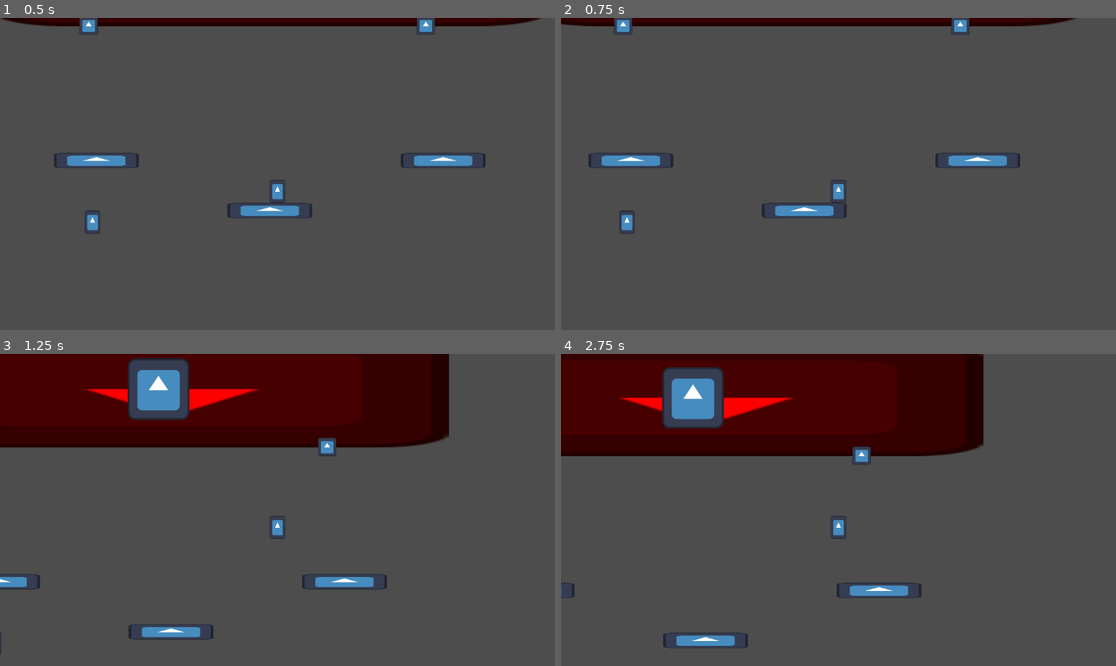
Above: before the commit, frames 1-4 (two rows, left to right).
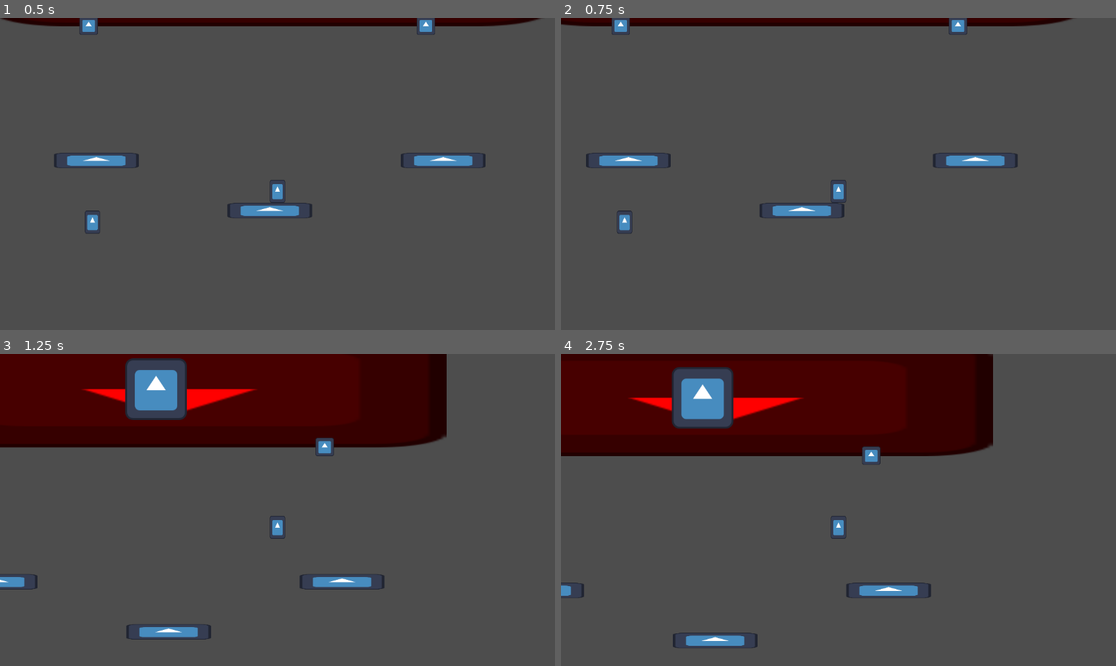
Above: after the commit, the same moments.

Repository: Cyberiada2025-2026/battle-of-pobliz
Game: Godot game, scene res://scenes/debug/battle_arena_graybox.tscn
Same seed, same stepped clock (60 frames per second), same inputs: the game is played once before the commit and once after it. The project has no main scene, so this scene is started directly. The engine's default icon, where the game draws it, is replaced by a stand-in: a white triangle on a blue panel in a dark square.
Inputs (mouse positions are in pixels of both pictures, inside the frame that each line leads up to):
- Up to frame 1 (0.5 s): no input
- Up to frame 2 (0.75 s): move the mouse to (960, 158) at 0.52 s; hold D (move_right) from 0.53 s (still down); right-click (960, 158) at 0.6 s
- Up to frame 3 (1.25 s): keep holding D (move_right); tap W (jump) at 0.77 s
- Up to frame 4 (2.75 s): move the mouse to (727, 525) at 1.27 s; right-click (727, 525) at 1.35 s; tap W (jump) at 1.52 s; move the mouse to (894, 441) at 2.02 s; release D (move_right) at 2.03 s; hold A (move_left) from 2.03 s (still down); right-click (894, 441) at 2.1 s

Frame 1 is identical in both runs. In frame 2, 0.6% of the frame differs, in the area x 4-93%, y 0-70%; in frame 3, 1.2%; in frame 4, 3.1%, in the area x 0-78%, y 0-95%.

Commit message:
remove floaty movement

Diff:
--- a/characters/bodies/movement_components/grounded_movement_component.gd
+++ b/characters/bodies/movement_components/grounded_movement_component.gd
@@ -1,14 +1,13 @@
 class_name GroundedMovementComponent
 extends Node
 
-@export var max_speed: float = 300.0
+@export var speed: float = 300.0
 @export var acceleration: float = 100.0
+@export var deceleration: float = 200.0
 
 var body: BodyController
 
 func apply(_delta: float) -> void:
 	var movement_direction = Input.get_axis("move_left", "move_right")
 
-	var vel_change = movement_direction * acceleration
-
-	body.velocity.x = clamp(body.velocity.x + vel_change, -max_speed, max_speed)
+	body.velocity.x = movement_direction * speed
